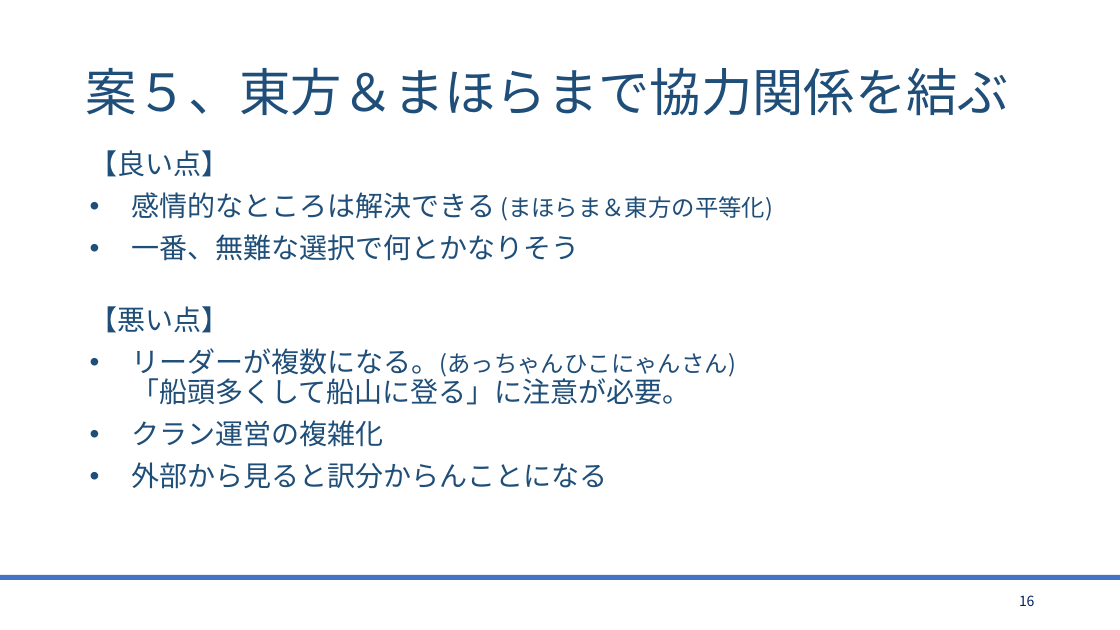
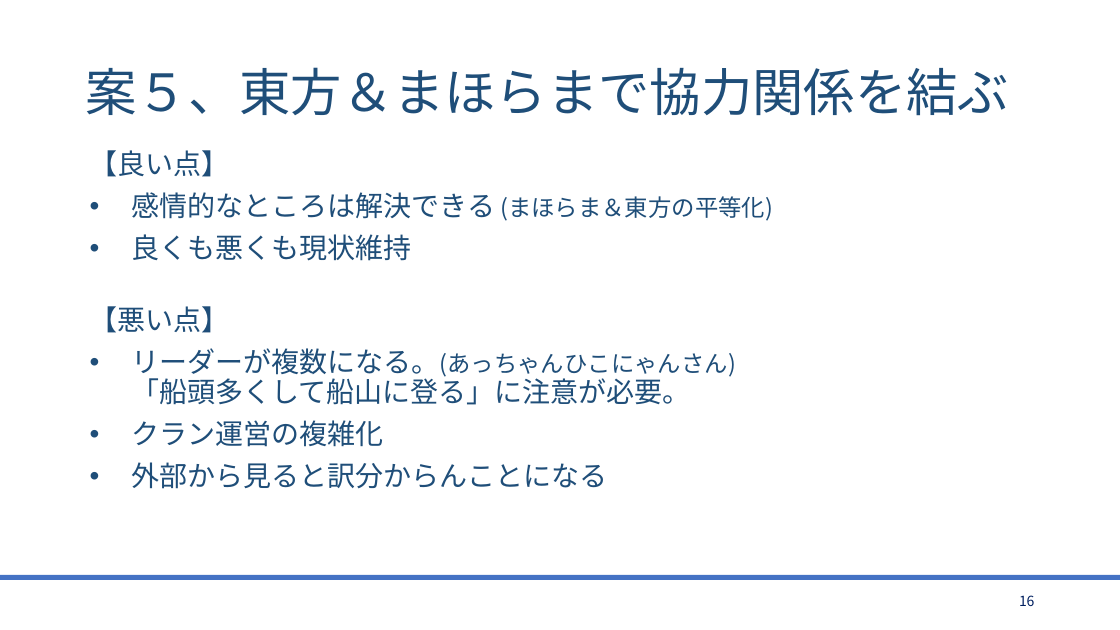
Before and after one commit to bigtreeCoC/documents, a slide deck: slide 16 of 東方とまほらまの今後について.pptx. Drawn at 1120x630 pixels with LibreOffice and Linux fonts; fonts in the diff are those of the drawing. Boxes give left, top, right and bottom in pixels: in the first picture for what was removed or moved away, otherwise in the second. Text is boxed around its words. In the diff, an @@ line names an element or a change of style, - is before the commit and + after.

Commit message:
東方とまほらま(4版) TOMARIGIについて

```diff
--- a/東方とまほらまの今後について.pptx
+++ b/東方とまほらまの今後について.pptx
@@ text at box(132, 234, 412, 261): text changed @@
-• 一番、無難な選択で何とかなりそう
+• 良くも悪くも現状維持
```
Also in this commit, not shown: 10 other slides changed, 9 slides added, 3 other files.
